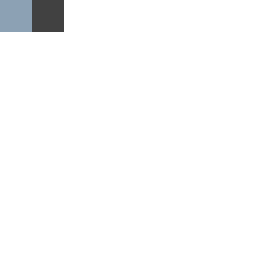
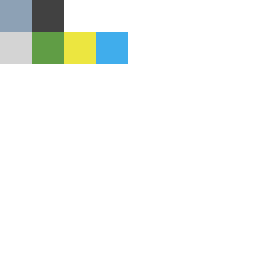
Layered file, before and after one edit (256x256). Changes by layer:
painted on "Background" over (0, 32, 128, 64)
